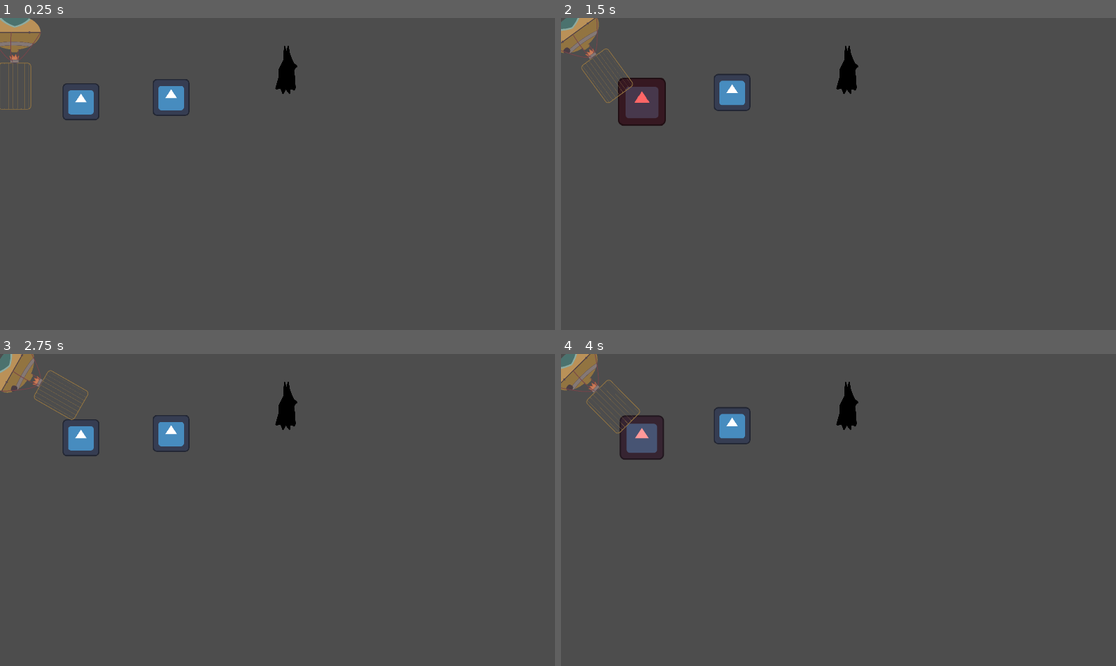
Above: before the commit, frames 1-4 (two rows, left to right).
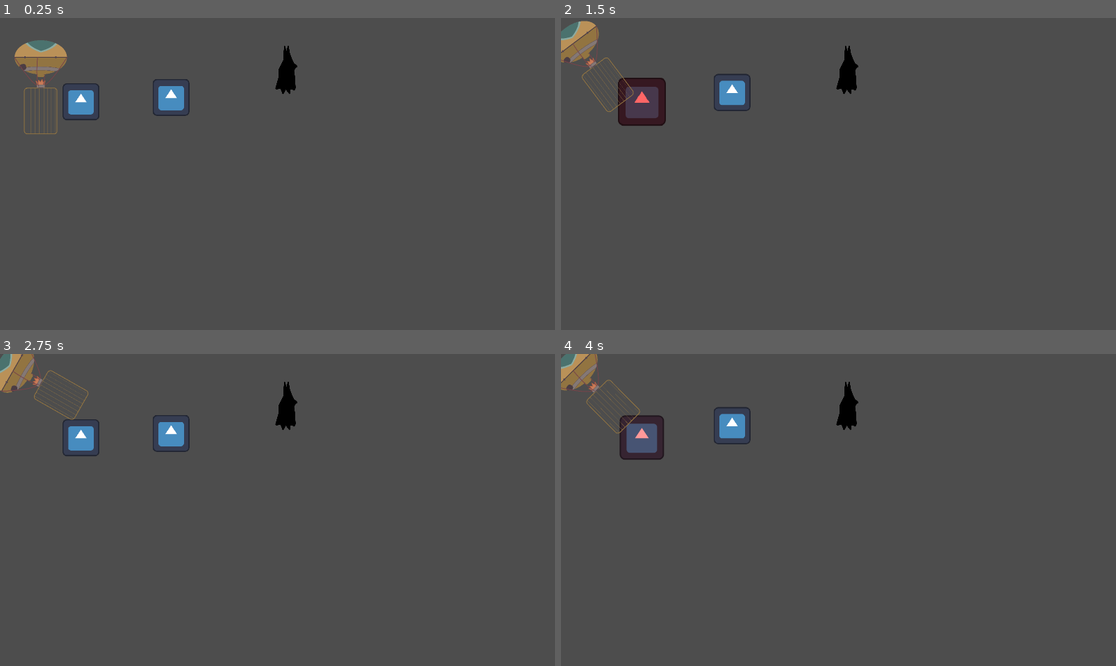
Above: after the commit, the same moments.

Repository: panorb/ludum-dare-53
Game: Godot game, scene res://world.tscn
Same seed, same stepped clock (60 frames per second), same inputs: the game is played once before the commit and once after it. The engine's default icon, where the game draws it, is replaced by a stand-in: a white triangle on a blue panel in a dark square.
Inputs (mouse positions are in pixels of both pictures, inside the frame that each line leads up to):
- Up to frame 1 (0.25 s): no input
- Up to frame 2 (1.5 s): tap Enter (ui_accept) at 0.5, 0.77 s; move the mouse to (960, 158) at 0.52 s; press the mouse at (960, 158) at 0.53 s; move the mouse to (727, 189) at 1.27 s; release the mouse at (727, 189) at 1.28 s; click (727, 189) at 1.35 s
- Up to frame 3 (2.75 s): tap Enter (ui_accept) at 1.52 s; move the mouse to (333, 441) at 2.02 s; press the mouse at (333, 441) at 2.03 s
- Up to frame 4 (4 s): move the mouse to (810, 572) at 2.77 s; release the mouse at (810, 572) at 2.78 s; click (810, 572) at 2.85 s; tap Enter (ui_accept) at 3.02, 3.77 s; move the mouse to (1005, 556) at 3.52 s; press the mouse at (1005, 556) at 3.53 s

The runs differ from the first frame. In frame 1, 1.7% of the frame differs, in the area x 0-13%, y 0-38%; in frame 2, 1.0%; in frame 3, less than 0.1%; in frame 4, less than 0.1%.

Commit message:
Bat AI now works

Diff:
--- a/godot/game/balloon/balloon.tscn
+++ b/godot/game/balloon/balloon.tscn
@@ -12,7 +12,7 @@
 [sub_resource type="RectangleShape2D" id="RectangleShape2D_ogpq1"]
 size = Vector2(350, 505)
 
-[node name="Balloon" type="CharacterBody2D"]
+[node name="Balloon" type="CharacterBody2D" groups=["balloon"]]
 script = ExtResource("1_00v08")
 
 [node name="Cage" type="Sprite2D" parent="."]
--- a/godot/game/cave/obstacles/bat/Bat.tscn
+++ b/godot/game/cave/obstacles/bat/Bat.tscn
@@ -65,18 +65,18 @@
 sprite_frames = SubResource("SpriteFrames_b1v3o")
 animation = &"asleep"
 
-[node name="States" type="Node" parent="."]
+[node name="States" type="Node2D" parent="."]
 
-[node name="Asleep" type="Node" parent="States"]
+[node name="Asleep" type="Node2D" parent="States"]
 script = ExtResource("3_qt4gw")
 
-[node name="Hunt" type="Node" parent="States"]
+[node name="Hunt" type="Node2D" parent="States"]
 script = ExtResource("4_hqkn6")
 
-[node name="Alert" type="Node" parent="States"]
+[node name="Alert" type="Node2D" parent="States"]
 script = ExtResource("5_xe0d7")
 
-[node name="Fly" type="Node" parent="States"]
+[node name="Fly" type="Node2D" parent="States"]
 script = ExtResource("6_rh57w")
 
 [node name="DetectArea" type="Area2D" parent="."]
--- a/godot/game/cave/obstacles/bat/bat.gd
+++ b/godot/game/cave/obstacles/bat/bat.gd
@@ -3,11 +3,20 @@
 @onready var states_container : Node = get_node("States")
 var current_state_name := "Asleep"
 
+const MOVEMENT_SPEED = 140
+var movement_direction = Vector2(0, 0)
+
 func  _ready():
 	for state in states_container.get_children():
 		state.state_finished.connect(self._on_state_finish)
+		state.update_movement_direction.connect(self._on_update_movement_direction)
 
 	switch_state(current_state_name)
+
+func _process(delta):
+	position += MOVEMENT_SPEED * delta * movement_direction
+
+	states_container.get_node(current_state_name).update(delta)
 
 func switch_state(state_name : String) -> void:
 	for state in states_container.get_children():
@@ -17,3 +26,6 @@
 
 func _on_state_finish(next_state_name : String):
 	switch_state(next_state_name)
+
+func _on_update_movement_direction(movement_direction : Vector2):
+	self.movement_direction = movement_direction
--- a/godot/game/cave/obstacles/bat/state.gd
+++ b/godot/game/cave/obstacles/bat/state.gd
@@ -1,10 +1,17 @@
 class_name State
-extends Node
+extends Node2D
 
 signal state_finished(state_name : String)
+signal update_movement_direction(direction : Vector2)
 
 func begin():
 	pass
 
+func update(delta : float):
+	pass
+
 func mark_finished(next_state_name : String):
 	state_finished.emit(next_state_name)
+
+func mark_movement_update(direction : Vector2):
+	update_movement_direction.emit(direction)
--- a/godot/game/cave/obstacles/bat/states/alert.gd
+++ b/godot/game/cave/obstacles/bat/states/alert.gd
@@ -1,9 +1,20 @@
 extends State
 
 @onready var sprite : AnimatedSprite2D = get_node("%Sprite")
+@onready var detect_area : Area2D = get_node("%DetectArea")
 
 func _ready():
 	pass
 
 func begin():
 	sprite.play("alert")
+	mark_movement_update(Vector2(0,0))
+	get_tree().create_timer(3.0).timeout.connect(self._on_timeout)
+
+func _on_timeout():
+	for body in detect_area.get_overlapping_bodies():
+		if body.is_in_group("balloon"):
+			mark_finished("Hunt")
+			return
+
+	mark_finished("Fly")
--- a/godot/game/cave/obstacles/bat/states/asleep.gd
+++ b/godot/game/cave/obstacles/bat/states/asleep.gd
@@ -6,8 +6,13 @@
 func _ready():
 	detect_area.body_entered.connect(self._on_DetectArea_body_entered)
 
+
 func begin():
 	sprite.play("asleep")
+	mark_movement_update(Vector2(0,0))
+
+func update(delta):
+	pass
 
 func _on_DetectArea_body_entered(body : Node2D):
 	mark_finished("Alert")
--- a/godot/game/cave/obstacles/bat/states/fly.gd
+++ b/godot/game/cave/obstacles/bat/states/fly.gd
@@ -1,9 +1,16 @@
 extends State
 
 @onready var sprite : AnimatedSprite2D = get_node("%Sprite")
-
-func _ready():
-	pass
+@onready var detect_area : Area2D = get_node("%DetectArea")
 
 func begin():
 	sprite.play("fly")
+	get_tree().create_timer(1.5).timeout.connect(self._on_timeout)
+
+func _on_timeout():
+	for body in detect_area.get_overlapping_bodies():
+		if body.is_in_group("balloon"):
+			mark_finished("Hunt")
+			return
+
+	get_tree().create_timer(3.0).timeout.connect(self._on_timeout)
--- a/godot/game/cave/obstacles/bat/states/hunt.gd
+++ b/godot/game/cave/obstacles/bat/states/hunt.gd
@@ -1,9 +1,31 @@
 extends State
 
 @onready var sprite : AnimatedSprite2D = get_node("%Sprite")
-
-func _ready():
-	pass
+@onready var detect_area : Area2D = get_node("%DetectArea")
 
 func begin():
 	sprite.play("fly")
+	get_tree().create_timer(3.0).timeout.connect(self._on_timeout)
+
+func _on_timeout():
+	for body in detect_area.get_overlapping_bodies():
+		if body.is_in_group("balloon"):
+			get_tree().create_timer(3.0).timeout.connect(self._on_timeout)
+			return
+
+	mark_finished("Fly")
+
+func update(delta : float):
+	var balloons = get_tree().get_nodes_in_group("balloon")
+
+	var min_distance = 999999
+	var min_distance_balloon = null
+
+	for balloon in balloons:
+		var distance = global_position.distance_to(balloon.global_position)
+		if not min_distance_balloon or distance < min_distance:
+			min_distance = distance
+			min_distance_balloon = balloon
+
+	var direction = global_position.direction_to(min_distance_balloon.global_position)
+	mark_movement_update(direction)
--- a/godot/game/game.tscn
+++ b/godot/game/game.tscn
@@ -5,7 +5,7 @@
 [ext_resource type="PackedScene" uid="uid://dqj2lfswoqmh1" path="res://game/cave/cave.tscn" id="3_5wdlg"]
 [ext_resource type="PackedScene" uid="uid://dadh6w74xlxra" path="res://game/card_spawner/card_spawner.tscn" id="4_sv5h8"]
 [ext_resource type="PackedScene" uid="uid://dqrb0owc04n30" path="res://game/balloon/balloon.tscn" id="5_jytc0"]
-[ext_resource type="PackedScene" uid="uid://dueqn07kx1bbs" path="res://game/cave/obstacles/bat/Bat.tscn" id="6_5e73m"]
+[ext_resource type="PackedScene" uid="uid://dueqn07kx1bbs" path="res://game/cave/obstacles/bat/bat.tscn" id="6_5e73m"]
 
 [node name="Game" type="Node2D"]
 script = ExtResource("1_ak8ma")
@@ -17,6 +17,7 @@
 [node name="CardSpawner" parent="." instance=ExtResource("4_sv5h8")]
 
 [node name="Balloon" parent="." instance=ExtResource("5_jytc0")]
+position = Vector2(141, 136)
 
 [node name="Bat" parent="." instance=ExtResource("6_5e73m")]
 position = Vector2(999, 217)
